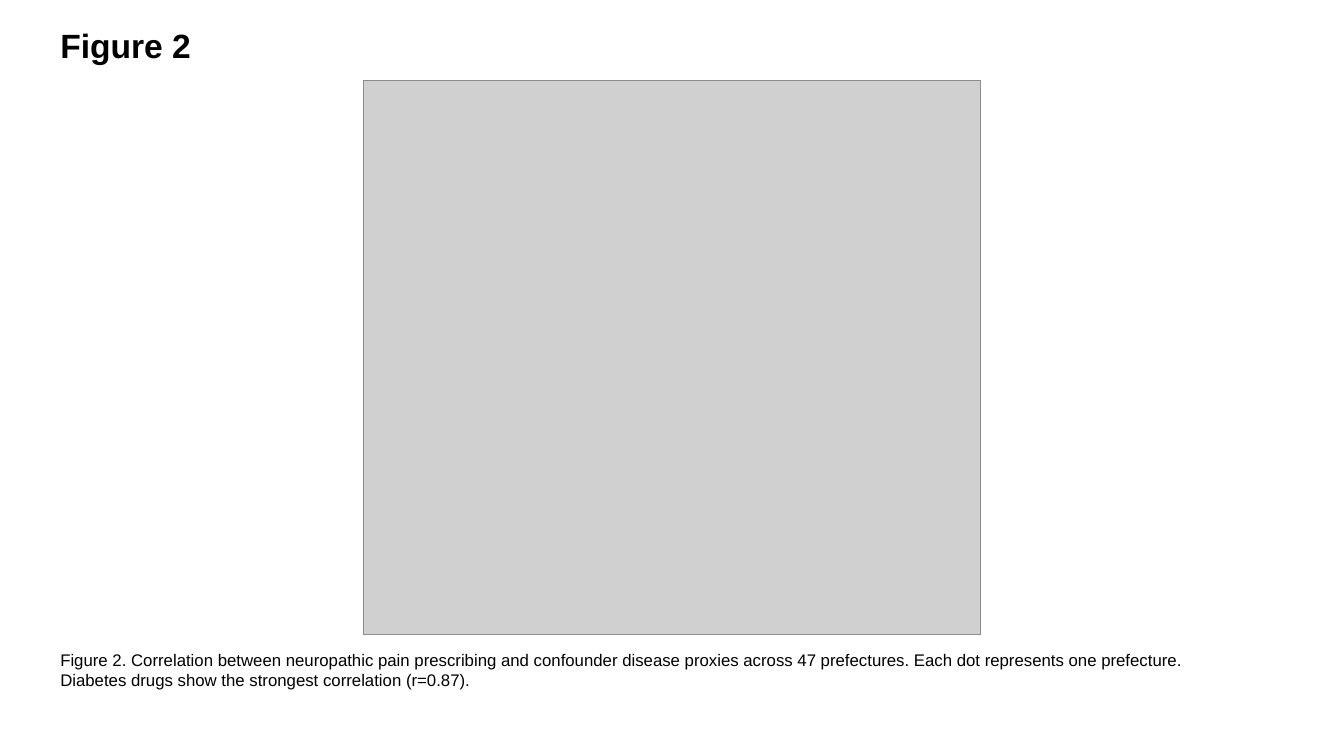
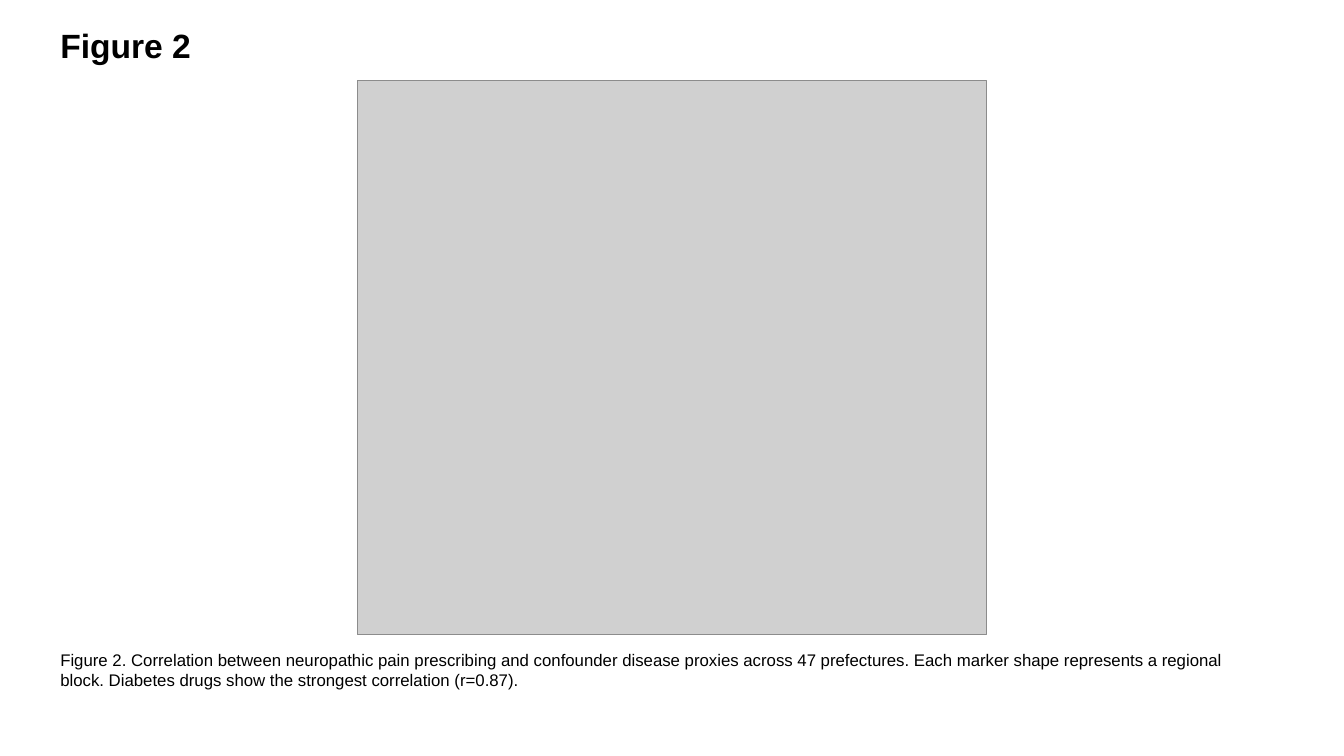
Before and after one commit to bougtoir/heat-accidents-mortality, a slide deck: slide 2 of ndb-pain-regional-variation-japan/output/je/JE_figures_EN.pptx. Drawn at 1344x756 pixels with LibreOffice and Linux fonts; fonts in the diff are those of the drawing; grey boxes stand for pictures. Boxes give left, top, right and bottom in pixels: in the first picture for what was removed or moved away, otherwise in the second. Text is boxed around its words. In the diff, an @@ line names an element or a change of style, - is before the commit and + after.

```diff
--- a/ndb-pain-regional-variation-japan/output/je/JE_figures_EN.pptx
+++ b/ndb-pain-regional-variation-japan/output/je/JE_figures_EN.pptx
@@ picture: place and size @@
-picture at (364, 81, 980, 635)
+picture at (357, 81, 986, 635)
@@ text at (60, 654, 1222, 690): text changed @@
-Figure 2. Correlation between neuropathic pain prescribing and confounder disease proxies across 47 prefectures. Each dot represents one prefecture. Diabetes drugs show the strongest correlation (r=0.87).
+Figure 2. Correlation between neuropathic pain prescribing and confounder disease proxies across 47 prefectures. Each marker shape represents a regional block. Diabetes drugs show the strongest correlation (r=0.87).
```
Also in this commit, not shown: 3 other slides changed, 22 other files.
